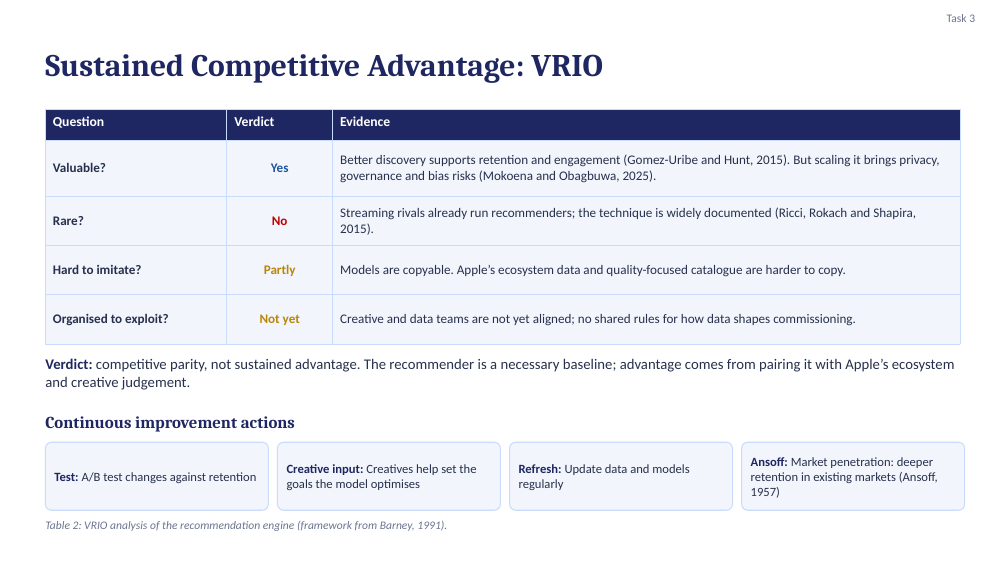
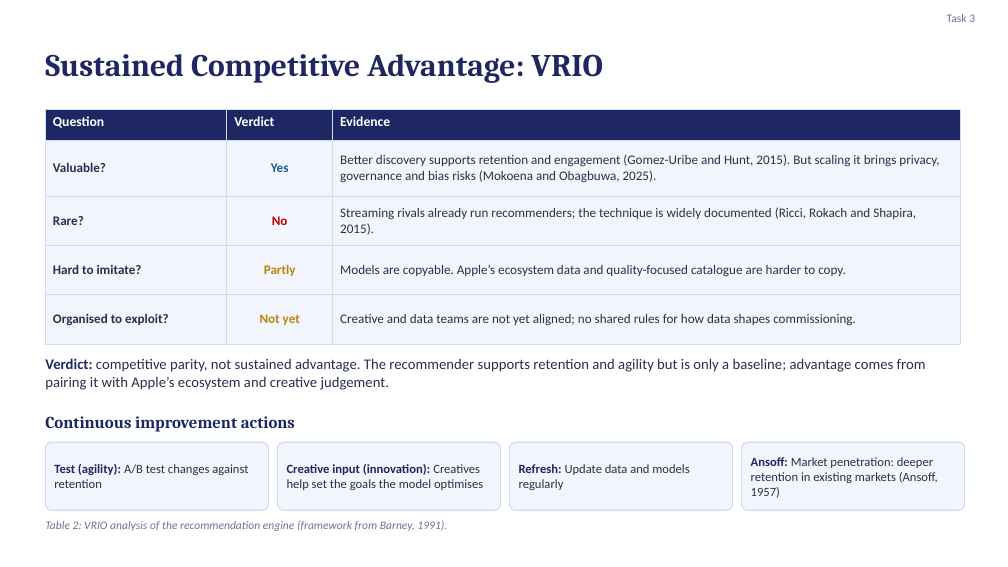
Before and after one commit to karanrg22-svg/skill, a slide deck: slide 8 of Earning-the-Signal_revised.pptx. Drawn at 1008x567 pixels with LibreOffice and Linux fonts; fonts in the diff are those of the drawing. Boxes give left, top, right and bottom in pixels: in the first picture for what was removed or moved away, otherwise in the second. Text is boxed around its words. In the diff, an @@ line names an element or a change of style, - is before the commit and + after.

```diff
--- a/Earning-the-Signal_revised.pptx
+++ b/Earning-the-Signal_revised.pptx
@@ text at (45, 358, 926, 390): text changed @@
-Verdict: competitive parity, not sustained advantage. The recommender is a necessary baseline; advantage comes from pairing it with Apple’s ecosystem and creative judgement.
+Verdict: competitive parity, not sustained advantage. The recommender supports retention and agility but is only a baseline; advantage comes from pairing it with Apple’s ecosystem and creative judgement.
@@ text at (54, 464, 248, 488): text changed @@
-Test: A/B test changes against retention
+Test (agility): A/B test changes against retention
@@ text at (287, 464, 483, 490): text changed @@
-Creative input: Creatives help set the goals the model optimises
+Creative input (innovation): Creatives help set the goals the model optimises
```
Also in this commit, not shown: 3 other slides changed.
